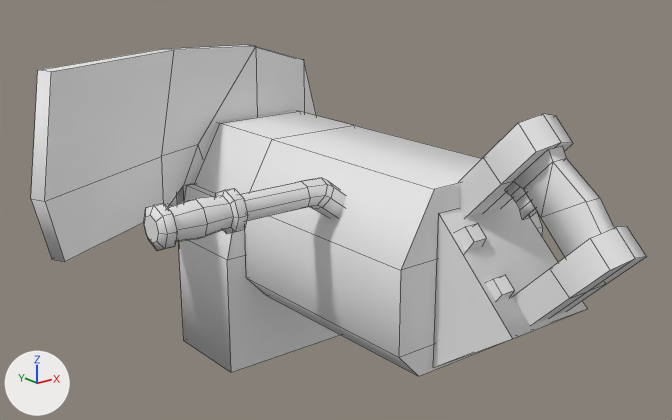
Two versions of the Blender file assets/Models/Minigun.blend, one commit apart.
The view is the same before and after, from a camera (50 mm lens) standing at (-1.936, -2.361, 1.012) and looking at (0.038, 0.106, 0.026). Every picture has the same lights, and +X, +Y and +Z are marked at lower left. Mesh edges are drawn as thin lines.
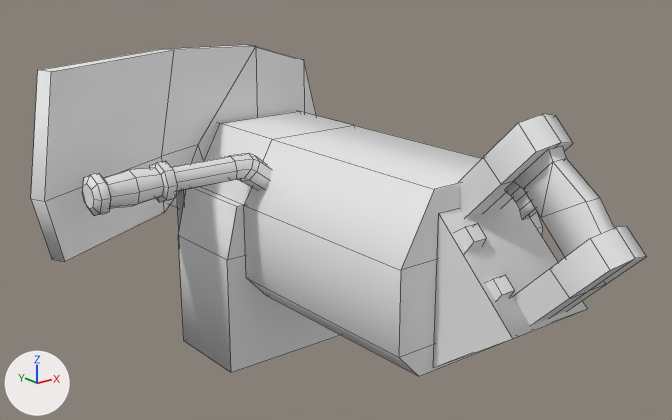
The newer file is also rescaled (x0.52) as a whole; pictures and numbers use the older file's frame.

Diff of the bpy script that builds the scene:
```diff
--- a/assets/Models/Minigun.blend.py
+++ b/assets/Models/Minigun.blend.py
@@ me_cylinder_005 @@
 me_cylinder_005.from_pydata(...)  # 65 vertices, 65 faces; spans x -0.284..-0.011, y -0.066..0.066, z -0.083..0.046
 # used by ob_cylinder_004; location = (-0.578, -0.24, 0.253)
+# me_cylinder_005 part 1: the whole mesh is moved by (0.0, 0.389, 0.0)
 me_cylinder_005.materials.append(mat_material)
@@ me_cube_006 @@
 me_cube_006.from_pydata(...)  # 41 vertices, 36 faces; spans x -0.37..0.059, y -0.048..0.048, z -0.06..0.097
 # used by ob_cube_003; location = (-0.24, -0.24, 0.18)
+# me_cube_006 part 2: the whole mesh is moved by (0.0, 0.389, 0.0)
 me_cube_006.materials.append(mat_material)
```

Where the change shows, as pixel boxes (x1, y1, x2, y2) in the pictures (672 x 420 px):
'Cylinder.004', mesh moved
    before: (144, 188, 248, 251)
    after: (82, 161, 177, 216)
'Cube.003', mesh moved
    before: (240, 178, 346, 221)
    after: (171, 153, 272, 191)
